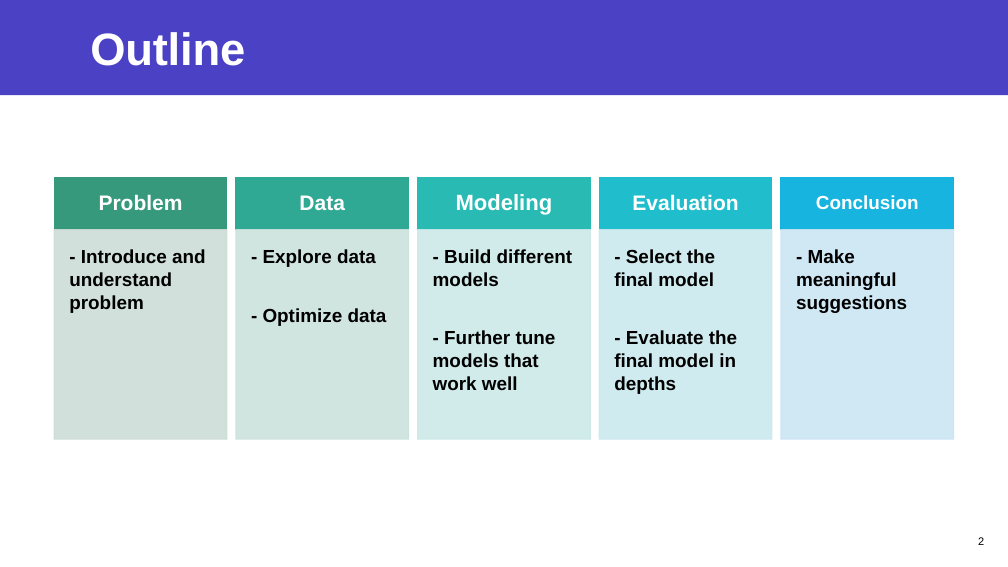
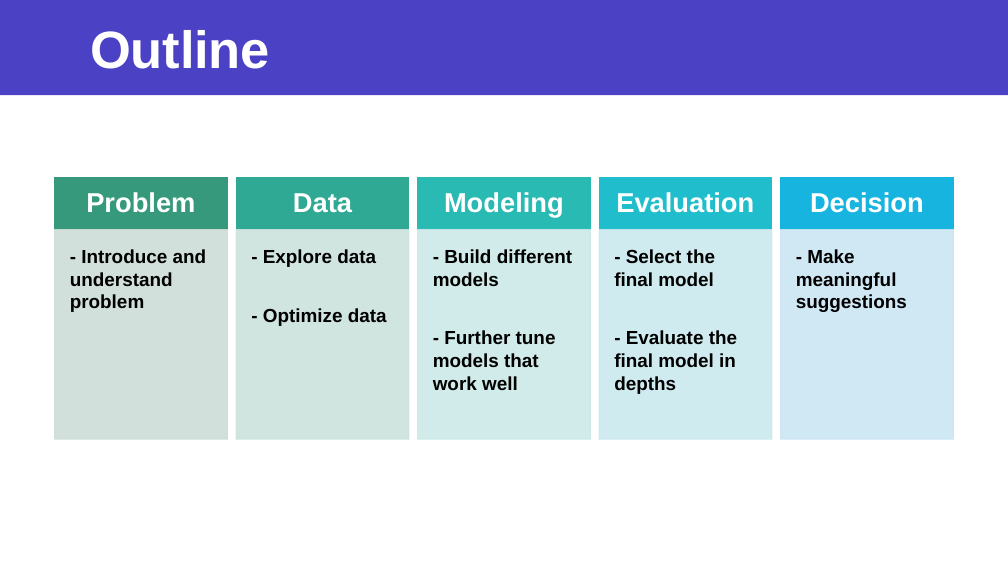
Before and after one commit to jaeheonk817/Project__Predicting-Hotel-Reservation-Cancellations, a slide deck: slide 2 of powerpoint.pptx. Drawn at 1008x567 pixels with LibreOffice and Linux fonts; fonts in the diff are those of the drawing. Boxes give left, top, right and bottom in pixels: in the first picture for what was removed or moved away, otherwise in the second. Text is boxed around its words. In the diff, an @@ line names an element or a change of style, - is before the commit and + after.

```diff
--- a/powerpoint.pptx
+++ b/powerpoint.pptx
@@ title "Outline" at (x1=90, y1=30, x2=270, y2=69): size 43.2 to 50 pt @@
@@ text "Modeling" at (x1=444, y1=192, x2=564, y2=217): size 21 to 26 pt; more space between paragraphs @@
@@ size 20 to 26 pt; more space between paragraphs in 3 elements at (x1=86, y1=192, x2=195, y2=213), (x1=293, y1=193, x2=352, y2=213), (x1=616, y1=192, x2=754, y2=213) @@
@@ text at (x1=810, y1=192, x2=924, y2=213): text changed; size 18 to 26 pt @@
-Conclusion
+Decision
@@ page number removed at (x1=978, y1=537, x2=984, y2=545) @@
-2
```
Also in this commit, not shown: 5 other slides changed, 13 slides added, 6 slides removed, 14 other files.
